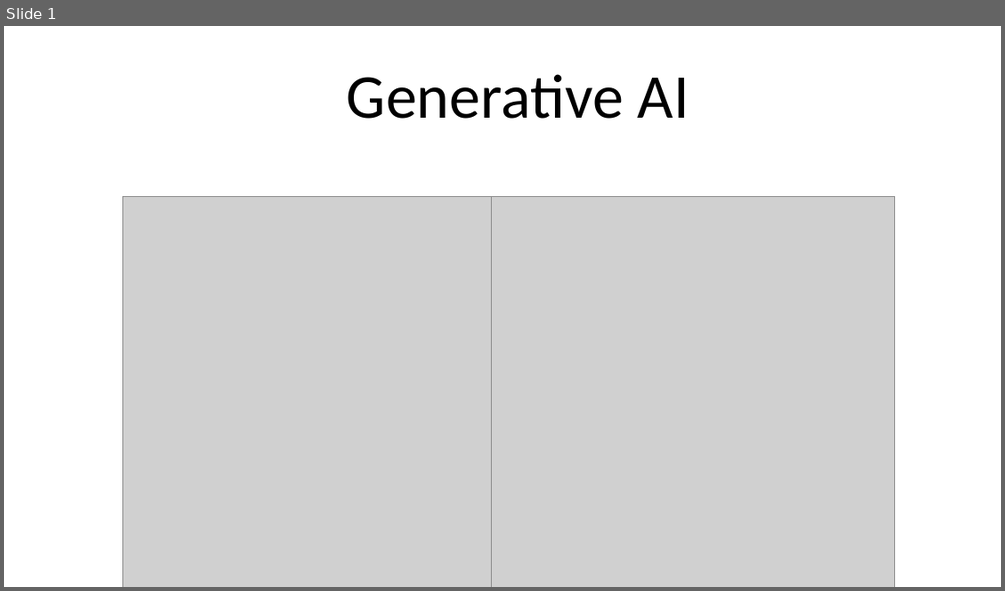
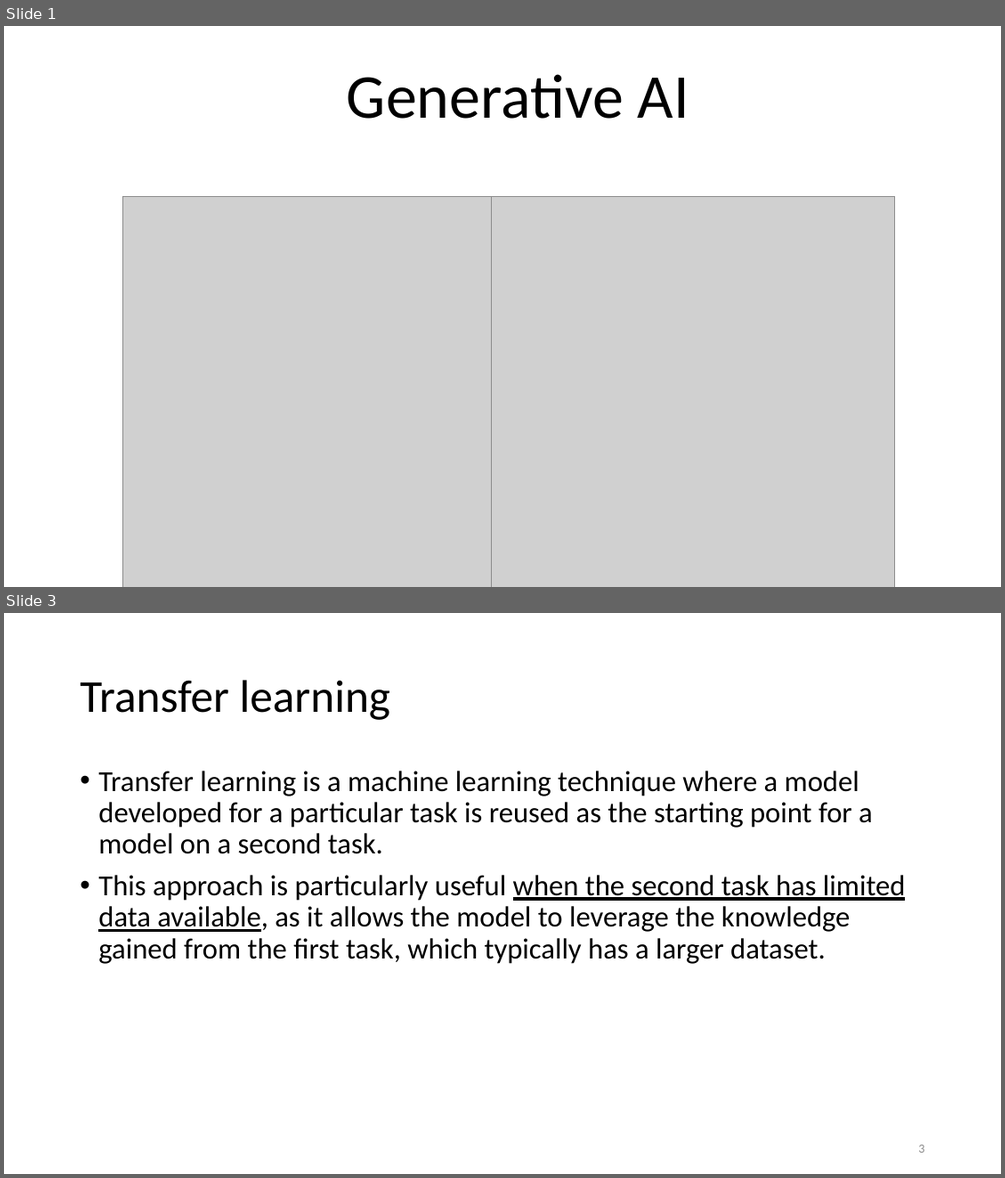
Before and after one commit to motazsaad/NLP-Seminar, a slide deck: slides/LLMs/Transfer learning (finetunning).pptx. Shown one above the other, each under a label of ours: slide 1 before the commit, slides 1 and 3 after it; the slides between them are not shown. The pictures are 1005x591 and 1005x1178 pixels, drawn with LibreOffice and Linux fonts; fonts in the diff are those of the drawing; grey boxes stand for pictures. Boxes give left, top, right and bottom in pixels: in the first picture for what was removed or moved away, otherwise in the second. Text is boxed around its words. In the diff, an @@ line names an element or a change of style, - is before the commit and + after.

```diff
--- a/slides/LLMs/Transfer learning (finetunning).pptx
+++ b/slides/LLMs/Transfer learning (finetunning).pptx
@@ slide 3 added at [4,613,1001,1174], background #FFFFFF @@
@@ title added at [80,680,390,720], 44 pt, text #000000 @@
+Transfer learning
@@ text added at [98,771,905,964], 28 pt, text #000000 @@
+• Transfer learning is a machine learning technique where a model developed for a particular task is reused as the starting point for a model on a second task.
+• This approach is particularly useful when the second task has limited data available, as it allows the model to leverage the knowledge gained from the first task, which typically has a larger dataset.
@@ page number added at [918,1144,924,1152], 12 pt, text #8C8C8C @@
+3
```
Also in this commit, not shown: 16 other slides added.
